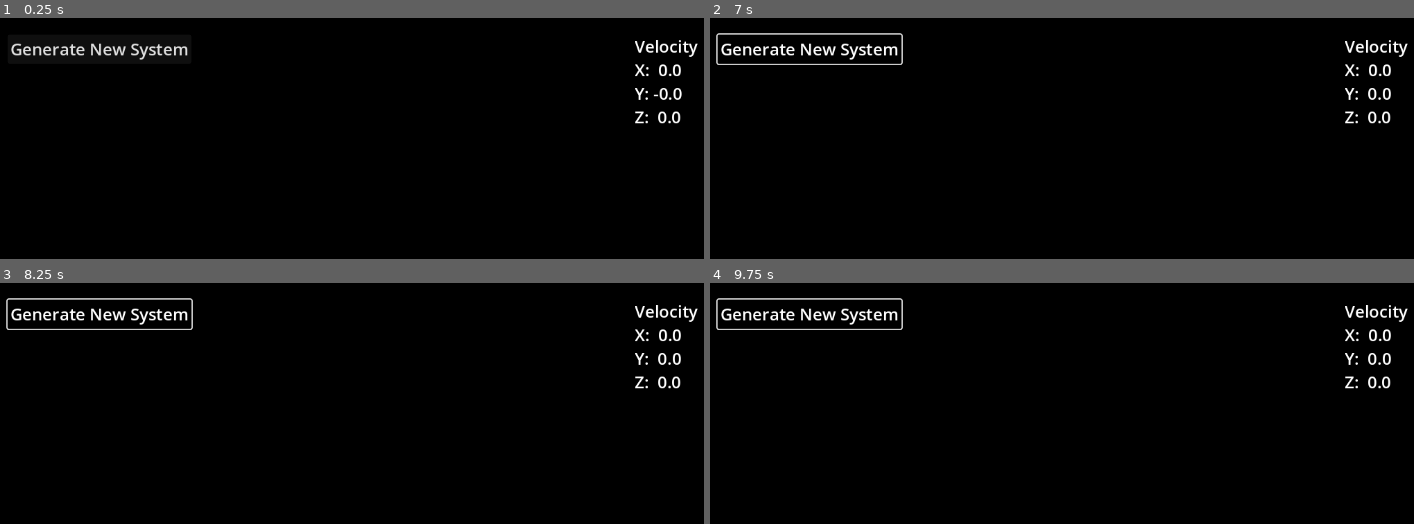
Above: before the commit, frames 1-4 (two rows, left to right).
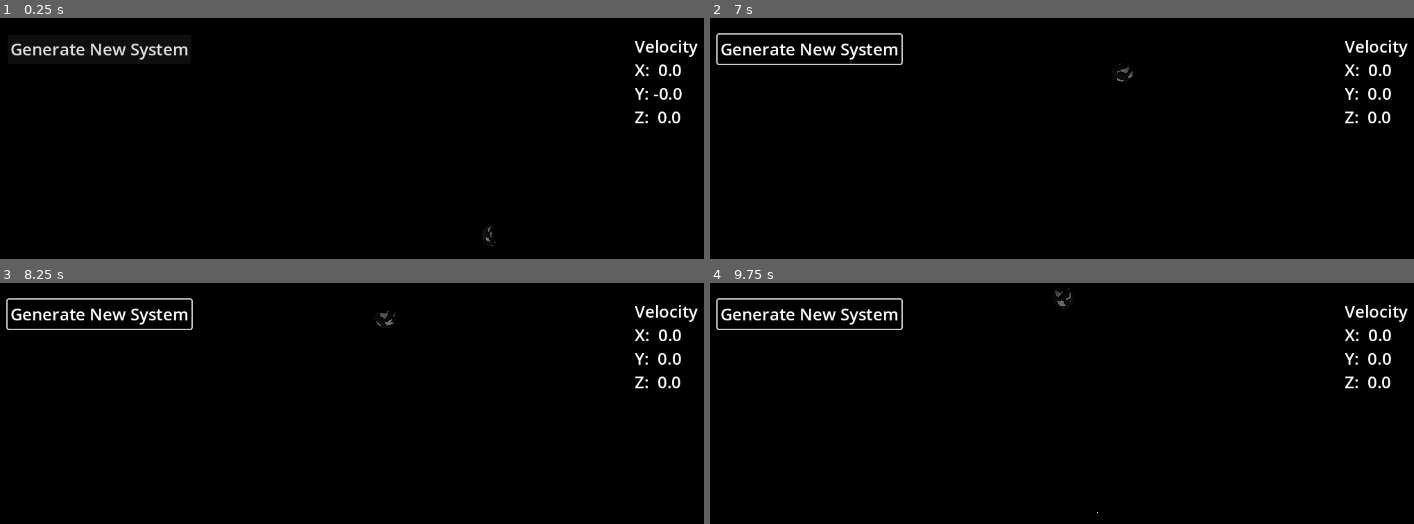
Above: after the commit, the same moments.

Repository: kruzaavn/solar_system_model
Game: Godot game, scene res://scenes/system/system.tscn
The game is run twice, just before and just after one commit, with the same random seed, the same clock (stepped at 60 frames per second) and the same inputs.
Inputs (mouse positions are in pixels of both pictures, inside the frame that each line leads up to):
- Up to frame 1 (0.25 s): no input
- Up to frame 2 (7 s): click "Generate New System" at 0.5 s; click "Generate New System" at 1.25 s; tap Enter at 2, 5 s; move the mouse to (outside the picture) at 2.02 s; hold Space (Halt) 2.03-2.78 s; hold R (Forward) 2.03-3.53 s; move the mouse to (outside the picture) at 2.77 s; tap Space (Halt) at 2.85, 4.35, 5.85 s; move the mouse to (857, 174) at 3.52 s; hold Space (Halt) 3.53-4.28 s; hold A (Left) 3.53-5.03 s; move the mouse to (1139, 242) at 4.27 s; move the mouse to (977, 131) at 5.02 s; hold F (Back) 5.03-5.78 s; hold Space (Halt) 5.03-5.78 s; move the mouse to (1273, 220) at 5.77 s; hold Right (Right) 5.78-6.53 s; move the mouse to (outside the picture) at 6.52 s; hold R (Forward) from 6.53 s (still down); hold Space (Halt) from 6.53 s (still down)
- Up to frame 3 (8.25 s): tap Enter at 7.25 s; move the mouse to (471, 408) at 7.27 s; release R (Forward) at 7.28 s; release Space (Halt) at 7.28 s; hold Right (Right) from 7.28 s (still down); tap Space (Halt) at 7.35 s; move the mouse to (outside the picture) at 8.02 s; hold Space (Halt) from 8.03 s (still down)
- Up to frame 4 (9.75 s): move the mouse to (outside the picture) at 8.77 s; release Space (Halt) at 8.78 s; tap Space (Halt) at 8.85 s; move the mouse to (857, 439) at 9.52 s; release Right (Right) at 9.53 s; hold F (Back) from 9.53 s (still down); hold Space (Halt) from 9.53 s (still down)

The runs differ from the first frame. In frame 1, less than 0.1% of the frame differs, in the area x 69-71%, y 86-95%; in frame 2, less than 0.1%; in frame 3, less than 0.1%; in frame 4, less than 0.1%, in the area x 49-56%, y 2-96%.
Error before the commit: Parse Error: Could not preload resource file "res://scenes/body/body.tscn". (res://autoloads/orbital.gd:6)

Commit message:
atmosphere shader

Diff:
--- a/resources/BodyData.gd
+++ b/resources/BodyData.gd
@@ -5,8 +5,20 @@
 
 @export var noise: NoiseTexture2D
 
-@export var surface_graident: GradientTexture1D
+@export var gradient: GradientTexture1D
 
-@export_enum("ROCKY", "ATMOSPHERE", "OCEANIC", "GAS_GIANT") var biome: int
+@export_enum("ROCKY", "ATMOSPHERE", "OCEANIC", "GAS_GIANT") var biome: int :
+	set(value):
 
-@export_range(0.01, 1.0) var radius_ratio: float = 1.0
+		biome = value
+		emit_changed()
+
+@export_range(1.0, 10.0, 0.01) var scale: float = 1.0
+
+@export var ocean: Color
+
+@export var ocean_fresnel: Color
+
+@export var atmosphere: Color
+
+@export var atmosphere_fresnel: Color
--- a/scenes/body/body.gd
+++ b/scenes/body/body.gd
@@ -55,5 +55,14 @@
 	var material = $SurfaceMesh.mesh.get_material()
 
 	material.set_shader_parameter('height_map', data.noise)
-	print(data.surface_gradient)
-	material.set_shader_parameter('surface_gradient', data.surface_gradient)
+	material.set_shader_parameter('surface_gradient', data.gradient)
+
+	material = $OceanMesh.mesh.get_material()
+
+	material.set_shader_parameter('albedo', data.ocean)
+	material.set_shader_parameter('albedo2', data.ocean_fresnel)
+
+	material = $AtmosphereMesh.mesh.get_material()
+
+	material.set_shader_parameter('color', data.atmosphere)
+	material.set_shader_parameter('fresnel_color', data.atmosphere_fresnel)
--- a/scenes/body/body.tscn
+++ b/scenes/body/body.tscn
@@ -1,34 +1,40 @@
-[gd_scene load_steps=33 format=3 uid="uid://0muswldcin2y"]
+[gd_scene load_steps=34 format=3 uid="uid://0muswldcin2y"]
 
 [ext_resource type="Script" path="res://scenes/body/body.gd" id="1_h0e1s"]
 [ext_resource type="Shader" path="res://scenes/body/planetary_body.gdshader" id="1_nvprb"]
 [ext_resource type="Script" path="res://resources/BodyData.gd" id="2_q5xe8"]
-[ext_resource type="Gradient" uid="uid://bhr568w65wtv7" path="res://textures/g.tres" id="3_arqjw"]
 [ext_resource type="Shader" path="res://scenes/body/outline.gdshader" id="3_jxveo"]
 [ext_resource type="Texture2D" uid="uid://suwchw33ficm" path="res://scenes/body/outline_curve_texture.tres" id="4_hmj63"]
 [ext_resource type="Shader" path="res://scenes/body/water.gdshader" id="5_y71it"]
 [ext_resource type="Shader" path="res://scenes/body/atmosphere.gdshader" id="7_y7ht5"]
 
-[sub_resource type="Gradient" id="Gradient_4o6it"]
+[sub_resource type="Gradient" id="Gradient_7rt7e"]
+interpolation_mode = 1
+offsets = PackedFloat32Array(0, 0.5, 0.573469, 0.783673)
+colors = PackedColorArray(0, 0, 0, 1, 1, 1, 1, 1, 0.0784314, 1, 1, 1, 0.466667, 0, 0, 1)
 
-[sub_resource type="FastNoiseLite" id="FastNoiseLite_1tiss"]
-noise_type = 3
-fractal_type = 2
+[sub_resource type="GradientTexture1D" id="GradientTexture1D_f8fa6"]
+gradient = SubResource("Gradient_7rt7e")
 
-[sub_resource type="NoiseTexture2D" id="NoiseTexture2D_435c6"]
+[sub_resource type="Gradient" id="Gradient_mjlqk"]
+
+[sub_resource type="FastNoiseLite" id="FastNoiseLite_d8aso"]
+
+[sub_resource type="NoiseTexture2D" id="NoiseTexture2D_uye65"]
 seamless = true
-color_ramp = SubResource("Gradient_4o6it")
-noise = SubResource("FastNoiseLite_1tiss")
+color_ramp = SubResource("Gradient_mjlqk")
+noise = SubResource("FastNoiseLite_d8aso")
 
-[sub_resource type="GradientTexture1D" id="GradientTexture1D_f2hcc"]
-gradient = ExtResource("3_arqjw")
-
-[sub_resource type="Resource" id="Resource_7bqi0"]
+[sub_resource type="Resource" id="Resource_rdt45"]
 script = ExtResource("2_q5xe8")
-noise = SubResource("NoiseTexture2D_435c6")
-surface_graident = SubResource("GradientTexture1D_f2hcc")
+noise = SubResource("NoiseTexture2D_uye65")
+gradient = SubResource("GradientTexture1D_f8fa6")
 biome = 0
-radius_ratio = 0.01
+scale = 1.0
+ocean = Color(0, 0.380392, 0.960784, 1)
+ocean_fresnel = Color(0.996078, 0, 0.976471, 1)
+atmosphere = Color(0.984314, 0, 0, 0.0941176)
+atmosphere_fresnel = Color(0.627451, 0, 0.972549, 0.34902)
 
 [sub_resource type="Gradient" id="Gradient_ob1xt"]
 
@@ -46,8 +52,8 @@
 [sub_resource type="ShaderMaterial" id="ShaderMaterial_827ri"]
 render_priority = 0
 shader = ExtResource("5_y71it")
-shader_parameter/albedo = Color(0, 0, 1, 1)
-shader_parameter/albedo2 = Color(0, 1, 0, 1)
+shader_parameter/albedo = Color(0, 0.380392, 0.960784, 1)
+shader_parameter/albedo2 = Color(0.996078, 0, 0.976471, 1)
 shader_parameter/metallic = 0.0
 shader_parameter/roughness = 0.5
 shader_parameter/wave_direction = Vector2(2.08165e-12, 2.08165e-12)
@@ -70,13 +76,15 @@
 radius = 0.55
 height = 1.1
 
-[sub_resource type="Gradient" id="Gradient_hdk2r"]
-interpolation_mode = 1
-offsets = PackedFloat32Array(0, 0.444444, 0.522222, 0.817778, 0.877778)
-colors = PackedColorArray(1, 1, 1, 1, 0.865995, 0.755384, 0.562674, 1, 0, 0.466667, 0, 1, 0.529067, 0.529067, 0.529067, 1, 1, 1, 1, 1)
+[sub_resource type="Gradient" id="Gradient_b5cgr"]
 
-[sub_resource type="GradientTexture1D" id="GradientTexture1D_bx47h"]
-gradient = SubResource("Gradient_hdk2r")
+[sub_resource type="FastNoiseLite" id="FastNoiseLite_ncphl"]
+
+[sub_resource type="NoiseTexture2D" id="NoiseTexture2D_x3bdg"]
+seamless = true
+as_normal_map = true
+color_ramp = SubResource("Gradient_b5cgr")
+noise = SubResource("FastNoiseLite_ncphl")
 
 [sub_resource type="ShaderMaterial" id="ShaderMaterial_uywuu"]
 resource_local_to_scene = true
@@ -84,8 +92,9 @@
 shader = ExtResource("1_nvprb")
 shader_parameter/sample_scale = 0.1
 shader_parameter/emmit = false
-shader_parameter/height_map = SubResource("NoiseTexture2D_435c6")
-shader_parameter/surface_gradient = SubResource("GradientTexture1D_bx47h")
+shader_parameter/height_map = SubResource("NoiseTexture2D_uye65")
+shader_parameter/surface_gradient = SubResource("GradientTexture1D_f8fa6")
+shader_parameter/normal_map = SubResource("NoiseTexture2D_x3bdg")
 
 [sub_resource type="SphereMesh" id="SphereMesh_5unp5"]
 resource_local_to_scene = true
@@ -125,8 +134,8 @@
 [sub_resource type="ShaderMaterial" id="ShaderMaterial_100fi"]
 render_priority = 1
 shader = ExtResource("7_y7ht5")
-shader_parameter/color = Color(0.262745, 0.423529, 0.901961, 0.0392157)
-shader_parameter/fresnel_color = Color(1, 0.466667, 0, 0.329412)
+shader_parameter/color = Color(0.984314, 0, 0, 0.0941176)
+shader_parameter/fresnel_color = Color(0.627451, 0, 0.972549, 0.34902)
 shader_parameter/cloud_cut = 0.63
 shader_parameter/wind_speed = 19.7
 shader_parameter/fresnel_curve = SubResource("CurveTexture_v6gcp")
@@ -143,7 +152,7 @@
 [node name="body" type="RigidBody3D"]
 gravity_scale = 0.0
 script = ExtResource("1_h0e1s")
-data = SubResource("Resource_7bqi0")
+data = SubResource("Resource_rdt45")
 
 [node name="OceanMesh" type="MeshInstance3D" parent="."]
 transform = Transform3D(1, 0, 0, 0, 1, 0, 0, 0, 1, 2.08165e-12, 2.08165e-12, 2.08165e-12)
--- a/scenes/body/planetary_body.gdshader
+++ b/scenes/body/planetary_body.gdshader
@@ -2,6 +2,7 @@
 
 uniform sampler2D height_map;
 uniform sampler2D surface_gradient;
+uniform sampler2D normal_map;
 uniform float sample_scale;
 uniform bool emmit;
 
@@ -28,4 +29,6 @@
 	EMISSION = color_sample.rgb;
 
 	};
+
+	NORMAL_MAP = texture(normal_map, UV).rgb;
 }
